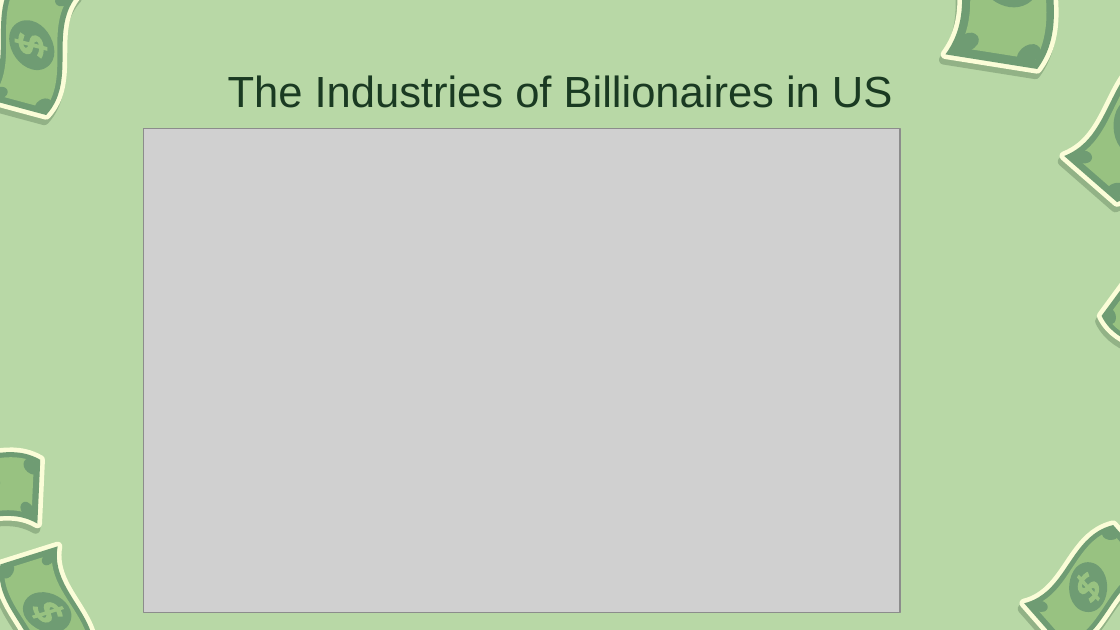
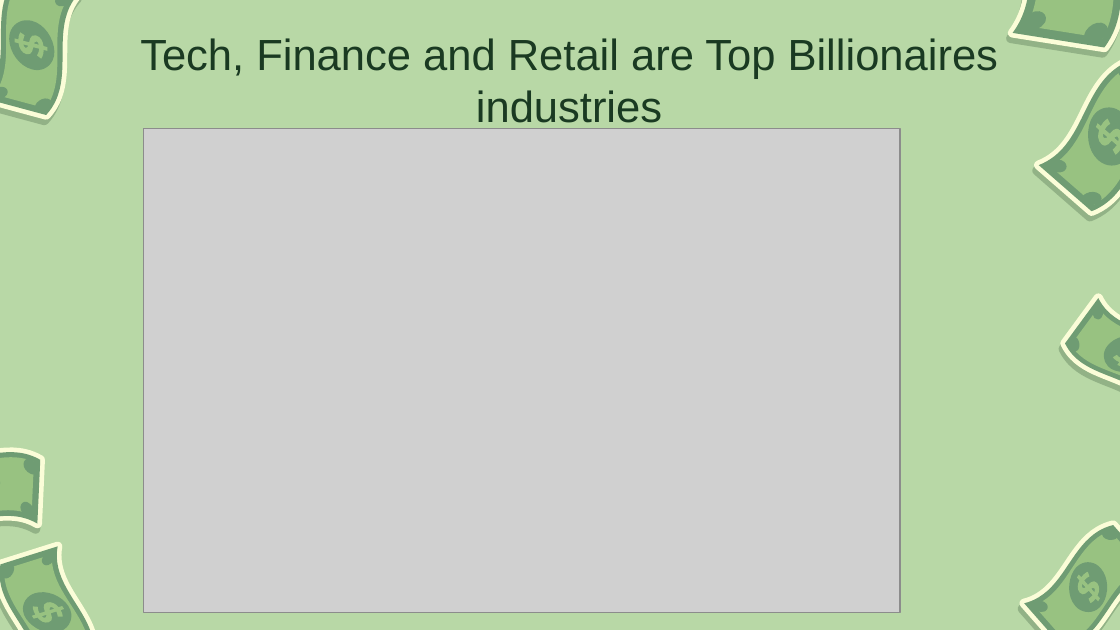
Before and after one commit to gialiubc/project_1, a slide deck: slide 7 of gia/who_are_the_billionaires.pptx. Drawn at 1120x630 pixels with LibreOffice and Linux fonts; fonts in the diff are those of the drawing; grey boxes stand for pictures; background and template pictures are left out. Boxes give left, top, right and bottom in pixels: in the first picture for what was removed or moved away, otherwise in the second. Text is boxed around its words. In the diff, an @@ line names an element or a change of style, - is before the commit and + after.

```diff
--- a/gia/who_are_the_billionaires.pptx
+++ b/gia/who_are_the_billionaires.pptx
@@ freeform shape removed at [959, 0, 1052, 18] @@
@@ freeform shape: place and size @@
-freeform shape at [911, 0, 1100, 85]
+freeform shape at [979, 0, 1120, 64]
@@ freeform shape: place and size @@
-freeform shape at [911, 0, 1100, 85]
+freeform shape at [979, 0, 1120, 64]
@@ 3 freeform shapes: place and size @@
-3 freeform shapes at [922, 0, 1090, 73]
+3 freeform shapes at [989, 0, 1120, 51]
@@ text at [140, 38, 998, 132]: text changed @@
-The Industries of Billionaires in US
+Tech, Finance and Retail are Top Billionaires industries
@@ freeform shape added at [1116, 60, 1120, 83], fill #6F9C73 @@
@@ 7 freeform shapes: place and size @@
-7 freeform shapes at [1047, 42, 1120, 213]
+7 freeform shapes at [1021, 51, 1120, 222]
@@ 3 freeform shapes: place and size @@
-3 freeform shapes at [1093, 256, 1120, 397]
+3 freeform shapes at [1056, 283, 1120, 424]
@@ freeform shape added at [1089, 302, 1108, 321], fill #6F9C73 @@
@@ freeform shape added at [1096, 323, 1120, 385], fill #6F9C73 @@
@@ freeform shape: place and size @@
-freeform shape at [1101, 307, 1120, 326]
+freeform shape at [1065, 335, 1084, 354]
@@ freeform shape added at [1110, 336, 1120, 372], fill #98C281 @@
```
Also in this commit, not shown: 10 other slides changed.
